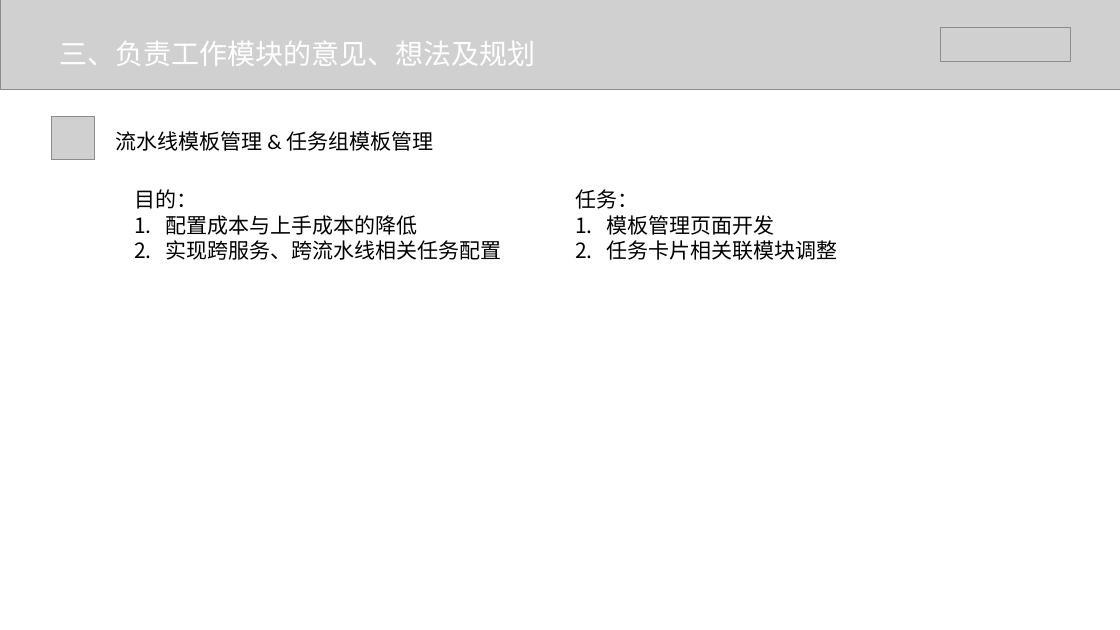
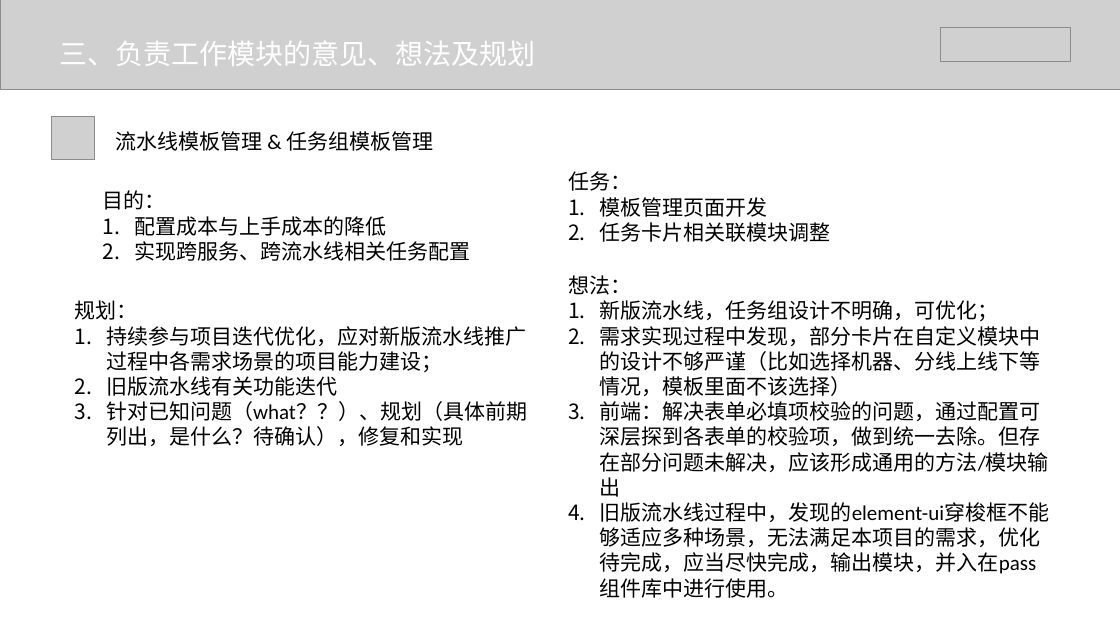
Before and after one commit to lvll-lll/get-get-climbing, a slide deck: slide 9 of doc/云平台部-吕利利转正答辩.pptx. Drawn at 1120x630 pixels with LibreOffice and Linux fonts; fonts in the diff are those of the drawing; grey boxes stand for pictures. Boxes give left, top, right and bottom in pixels: in the first picture for what was removed or moved away, otherwise in the second. Text is boxed around its words. In the diff, an @@ line names an element or a change of style, - is before the commit and + after.

Commit message:
11

```diff
--- a/doc/云平台部-吕利利转正答辩.pptx
+++ b/doc/云平台部-吕利利转正答辩.pptx
@@ text "任务：" moved from (x1=575, y1=189, x2=838, y2=260) to (x1=568, y1=171, x2=831, y2=242) @@
@@ text "目的：" moved from (x1=134, y1=189, x2=502, y2=260) to (x1=103, y1=190, x2=470, y2=261) @@
@@ text added at (x1=568, y1=275, x2=1049, y2=598), 18 pt, text #000000 @@
+想法：
+1. 新版流水线，任务组设计不明确，可优化；
+2. 需求实现过程中发现，部分卡片在自定义模块中的设计不够严谨（比如选择机器、分线上线下等情况，模板里面不该选择）
+3. 前端：解决表单必填项校验的问题，通过配置可深层探到各表单的校验项，做到统一去除。但存在部分问题未解决，应该形成通用的方法/模块输出
+4. 旧版流水线过程中，发现的element-ui穿梭框不能够适应多种场景，无法满足本项目的需求，优化待完成，应当尽快完成，输出模块，并入在pass组件库中进行使用。
@@ text added at (x1=75, y1=300, x2=527, y2=446), 18 pt, text #000000 @@
+规划：
+1. 持续参与项目迭代优化，应对新版流水线推广过程中各需求场景的项目能力建设；
+2. 旧版流水线有关功能迭代
+3. 针对已知问题（what？？）、规划（具体前期列出，是什么？待确认），修复和实现
```
Also in this commit, not shown: 1 slide added.
